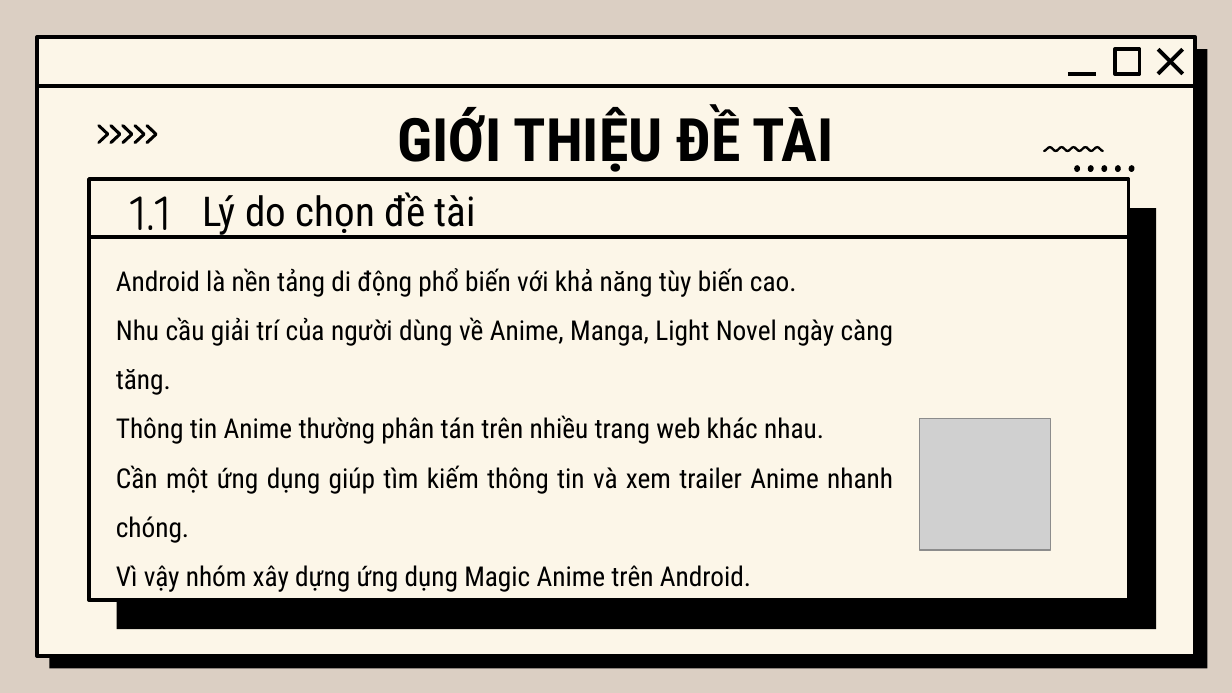
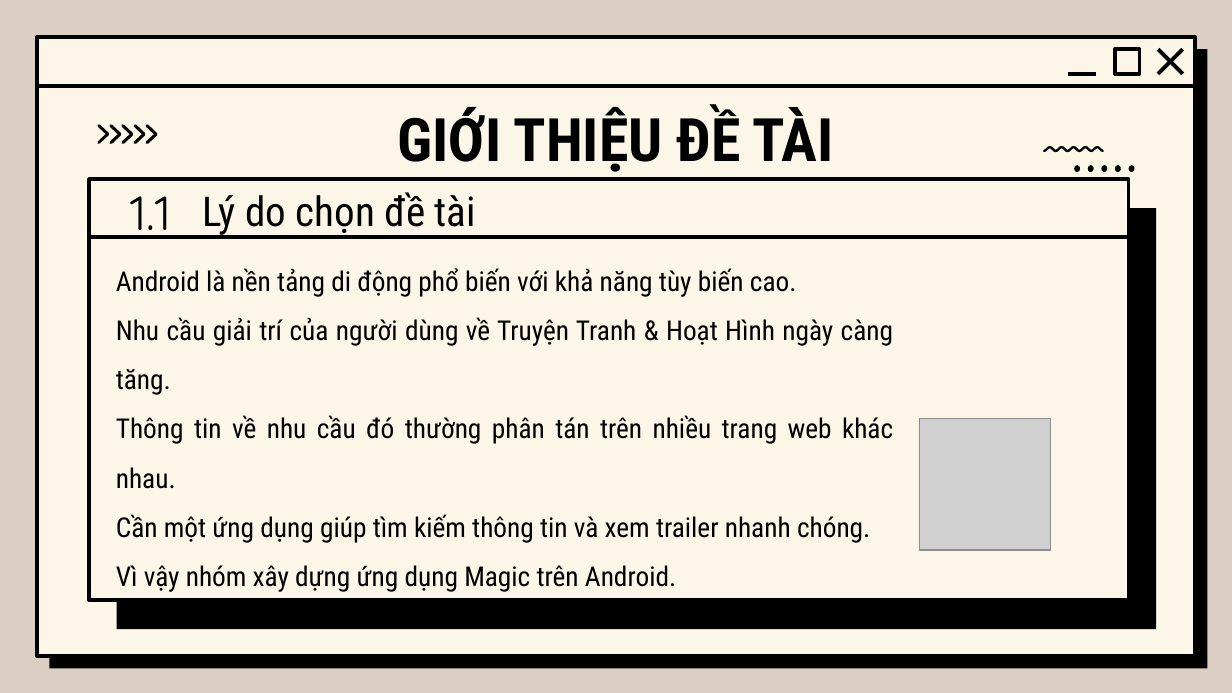
Before and after one commit to Manhwa-Academy/trailer, a slide deck: slide 6 of baocao/báo cáo.pptx. Drawn at 1232x693 pixels with LibreOffice and Linux fonts; fonts in the diff are those of the drawing; grey boxes stand for pictures; background and template pictures are left out. Boxes give left, top, right and bottom in pixels: in the first picture for what was removed or moved away, otherwise in the second. Text is boxed around its words. In the diff, an @@ line names an element or a change of style, - is before the commit and + after.

```diff
--- a/baocao/báo cáo.pptx
+++ b/baocao/báo cáo.pptx
@@ text at (x1=116, y1=317, x2=893, y2=592): text changed @@
-Nhu cầu giải trí của người dùng về Anime, Manga, Light Novel ngày càng tăng.
-Thông tin Anime thường phân tán trên nhiều trang web khác nhau.
-Cần một ứng dụng giúp tìm kiếm thông tin và xem trailer Anime nhanh chóng.
-Vì vậy nhóm xây dựng ứng dụng Magic Anime trên Android.
+Nhu cầu giải trí của người dùng về Truyện Tranh & Hoạt Hình ngày càng tăng.
+Thông tin về nhu cầu đó thường phân tán trên nhiều trang web khác nhau.
+Cần một ứng dụng giúp tìm kiếm thông tin và xem trailer nhanh chóng.
+Vì vậy nhóm xây dựng ứng dụng Magic trên Android.
```
Also in this commit, not shown: 14 other slides changed.
